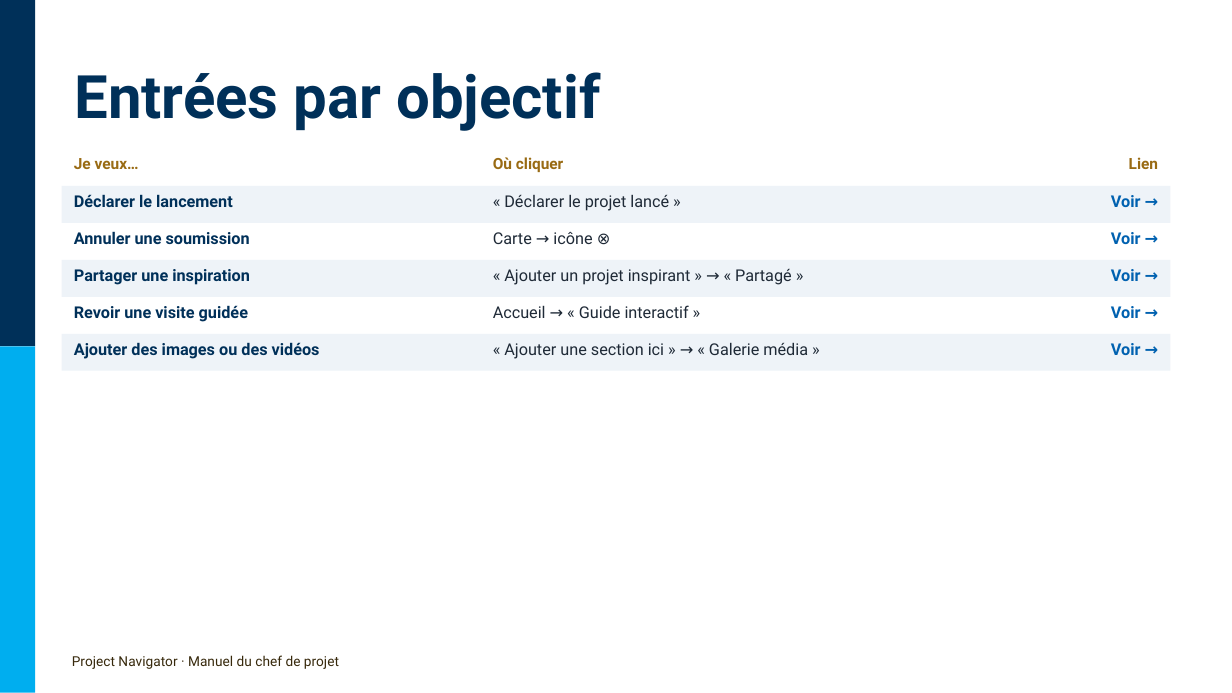
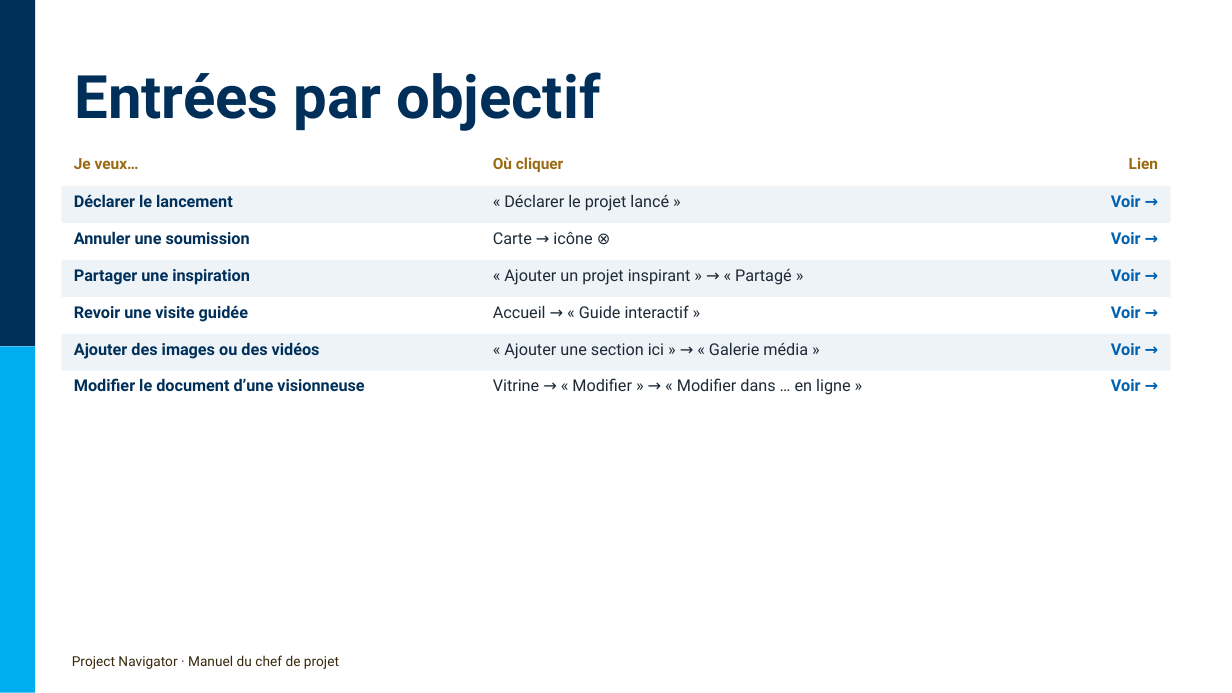
Before and after one commit to antoinelmariel-ux/ProjectNavigator, a slide deck: slide 6 of docs/Project Navigator _ Manuel Chef de Project.pptx. Drawn at 1232x693 pixels with LibreOffice and Linux fonts; fonts in the diff are those of the drawing; background and template pictures are left out. Boxes give left, top, right and bottom in pixels: in the first picture for what was removed or moved away, otherwise in the second. Text is boxed around its words. In the diff, an @@ line names an element or a change of style, - is before the commit and + after.

```diff
--- a/docs/Project Navigator _ Manuel Chef de Project.pptx
+++ b/docs/Project Navigator _ Manuel Chef de Project.pptx
@@ text added at (x1=74, y1=378, x2=364, y2=391), 9.5 pt, text #003059, bold @@
+Modifier le document d’une visionneuse
@@ text added at (x1=493, y1=378, x2=851, y2=395), 9.5 pt, text #1F2A37 @@
+Vitrine → « Modifier » → « Modifier dans … en ligne »
@@ text added at (x1=1111, y1=379, x2=1141, y2=391), 9.5 pt, text #0061B0, bold @@
+Voir →
```
Also in this commit, not shown: 1 other slide changed.
